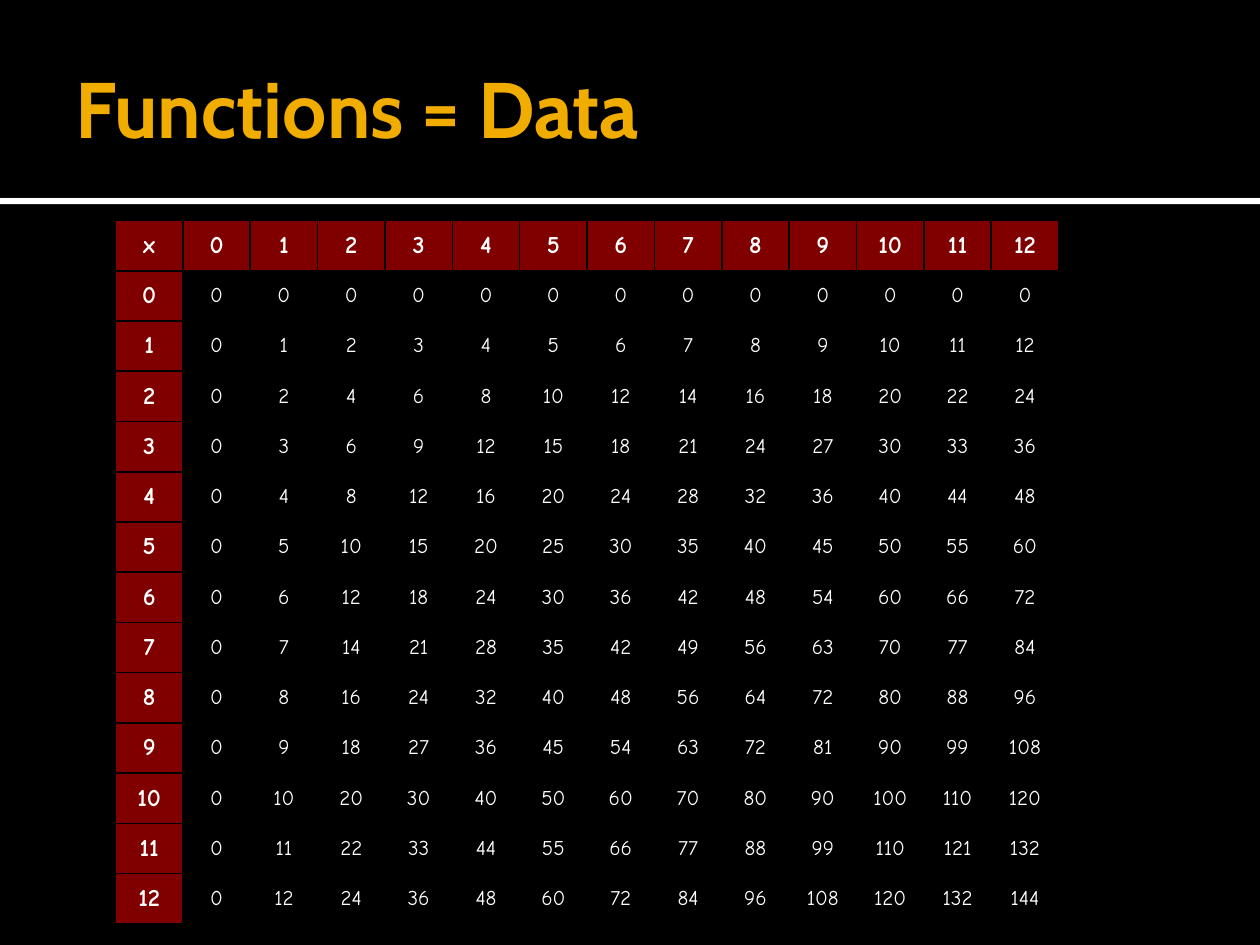
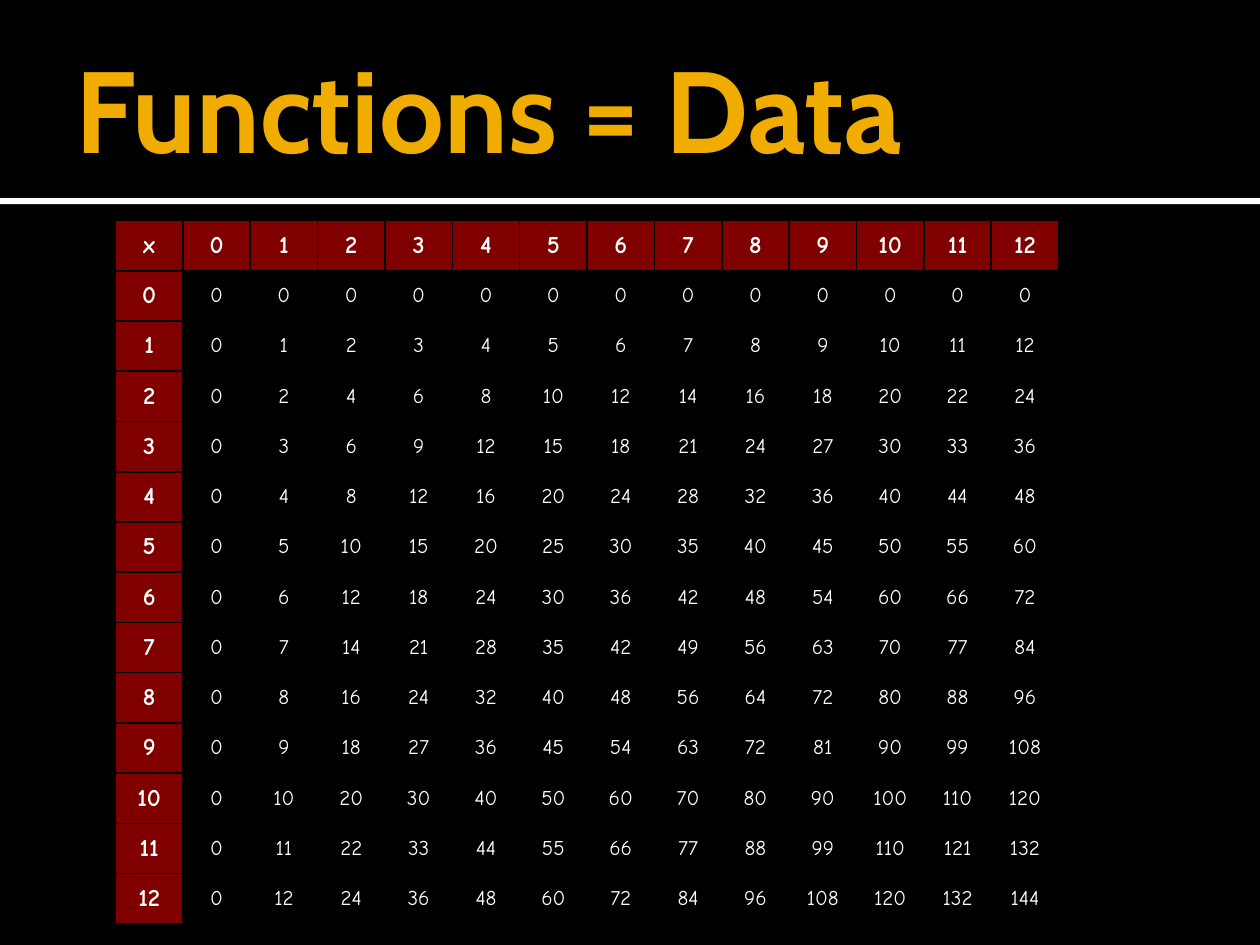
Before and after one commit to forki/FSharpTalk, a slide deck: slide 6 of IntroductionToFSharp.pptx (slide 2 before the commit). Drawn at 1260x945 pixels with LibreOffice and Linux fonts; fonts in the diff are those of the drawing. Boxes give left, top, right and bottom in pixels: in the first picture for what was removed or moved away, otherwise in the second. Text is boxed around its words. In the diff, an @@ line names an element or a change of style, - is before the commit and + after.

Commit message:
Added some slides.

```diff
--- a/IntroductionToFSharp.pptx
+++ b/IntroductionToFSharp.pptx
@@ title "Functions = Data" at (76,72,902,154): size 45 to 66 pt @@
```
Also in this commit, not shown: 1 other slide changed, 4 slides added, 1 other file.
